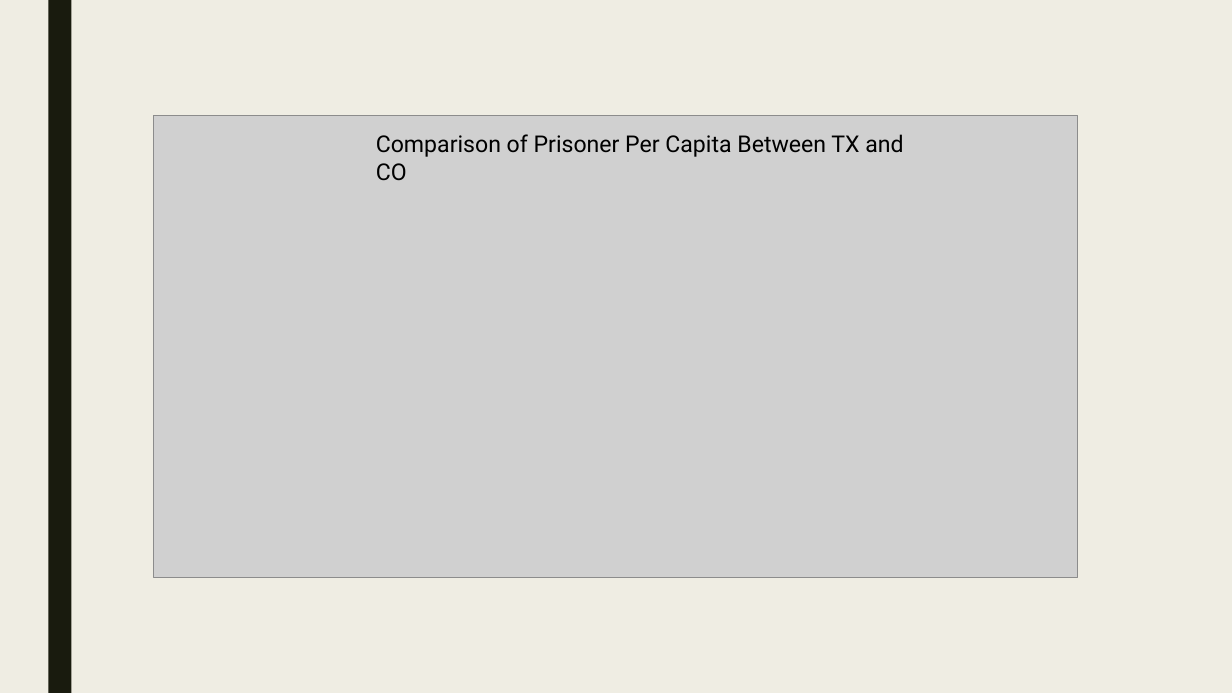
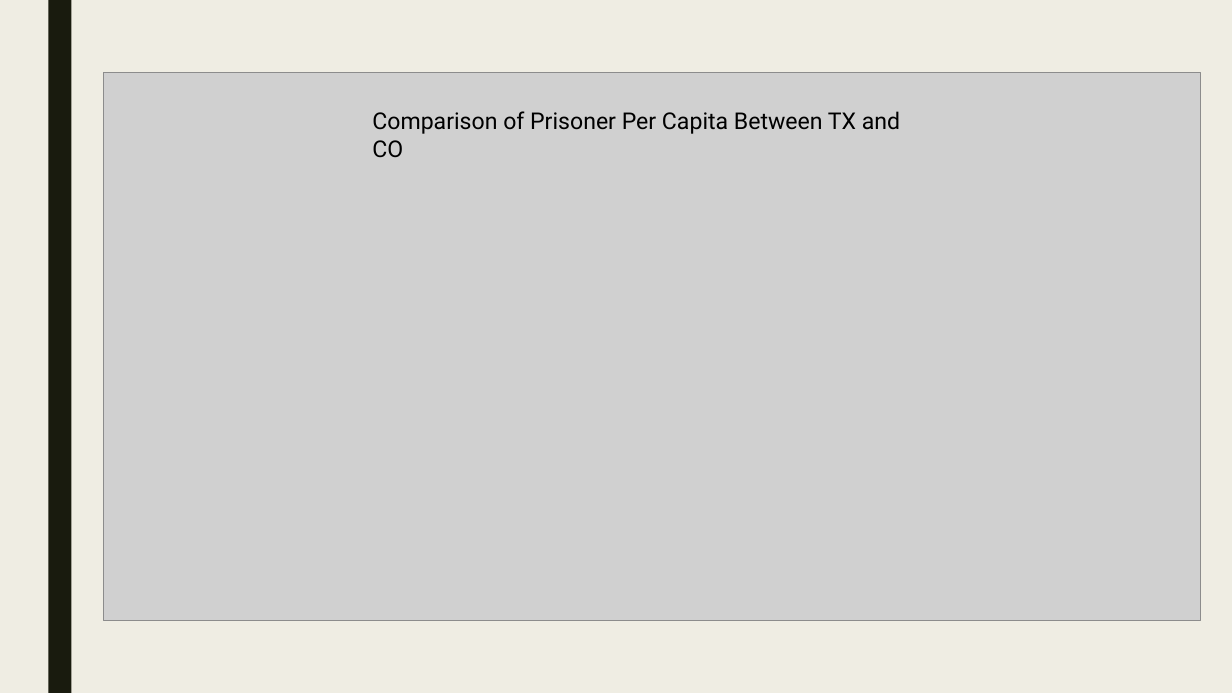
Before and after one commit to zdsteele/Project_1, a slide deck: slide 14 of Marijuana Use Presentation.pptx. Drawn at 1232x693 pixels with LibreOffice and Linux fonts; fonts in the diff are those of the drawing; grey boxes stand for pictures. Boxes give left, top, right and bottom in pixels: in the first picture for what was removed or moved away, otherwise in the second. Text is boxed around its words. In the diff, an @@ line names an element or a change of style, - is before the commit and + after.

```diff
--- a/Marijuana Use Presentation.pptx
+++ b/Marijuana Use Presentation.pptx
@@ picture: place and size @@
-picture at bbox=[154, 116, 1079, 578]
+picture at bbox=[104, 72, 1202, 621]
@@ text "Comparison of Prisoner Per Capita ...": place and size @@
-text "Comparison of Prisoner Per Capita ..." at bbox=[376, 134, 903, 181]
+text "Comparison of Prisoner Per Capita ..." at bbox=[372, 111, 900, 157]
```
Also in this commit, not shown: 6 other slides changed, 5 slides added, 5 slides removed, 6 other files.
